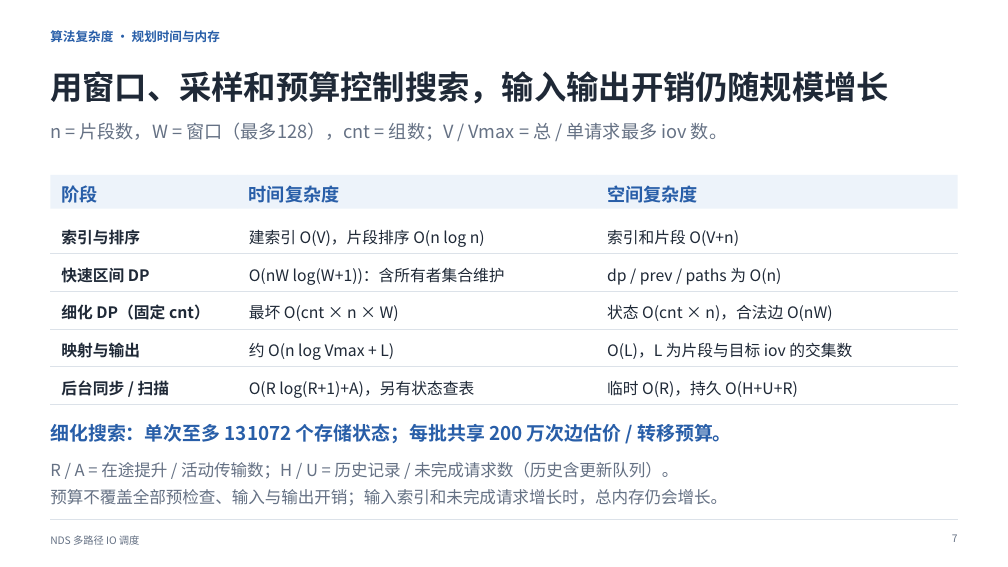
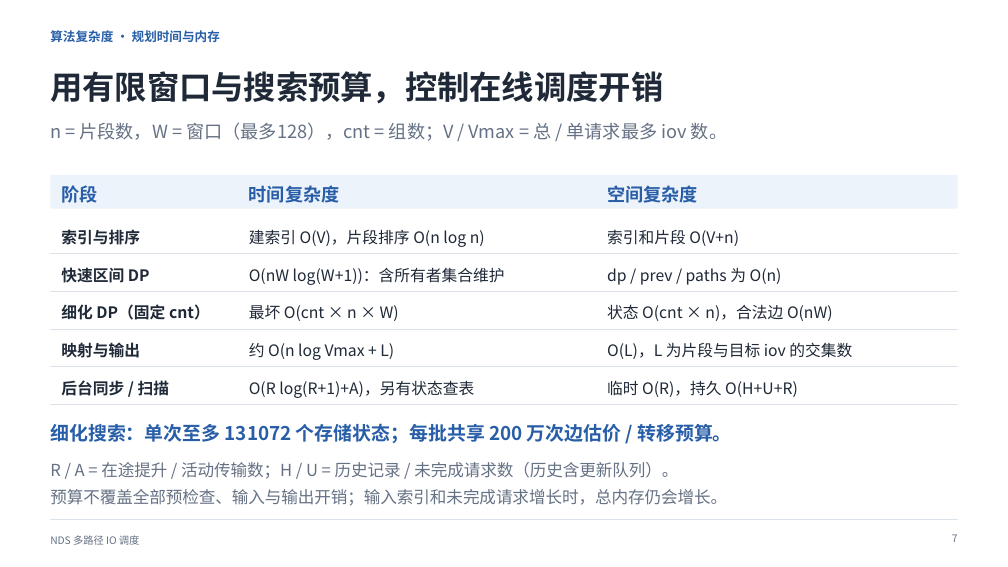
Before and after one commit to dpj135/hackathon, a slide deck: slide 8 of submissions/kaisennhu/07_答辩PPT/答辩介绍.pptx. Drawn at 1008x567 pixels with LibreOffice and Linux fonts; fonts in the diff are those of the drawing. Boxes give left, top, right and bottom in pixels: in the first picture for what was removed or moved away, otherwise in the second. Text is boxed around its words. In the diff, an @@ line names an element or a change of style, - is before the commit and + after.

```diff
--- a/submissions/kaisennhu/07_答辩PPT/答辩介绍.pptx
+++ b/submissions/kaisennhu/07_答辩PPT/答辩介绍.pptx
@@ text at box(50, 71, 663, 104): text changed @@
-用窗口、采样和预算控制搜索，输入输出开销仍随规模增长
+用有限窗口与搜索预算，控制在线调度开销
```
Also in this commit, not shown: 4 other slides changed, 2 slides added, 2 slides removed, 3 other files.
